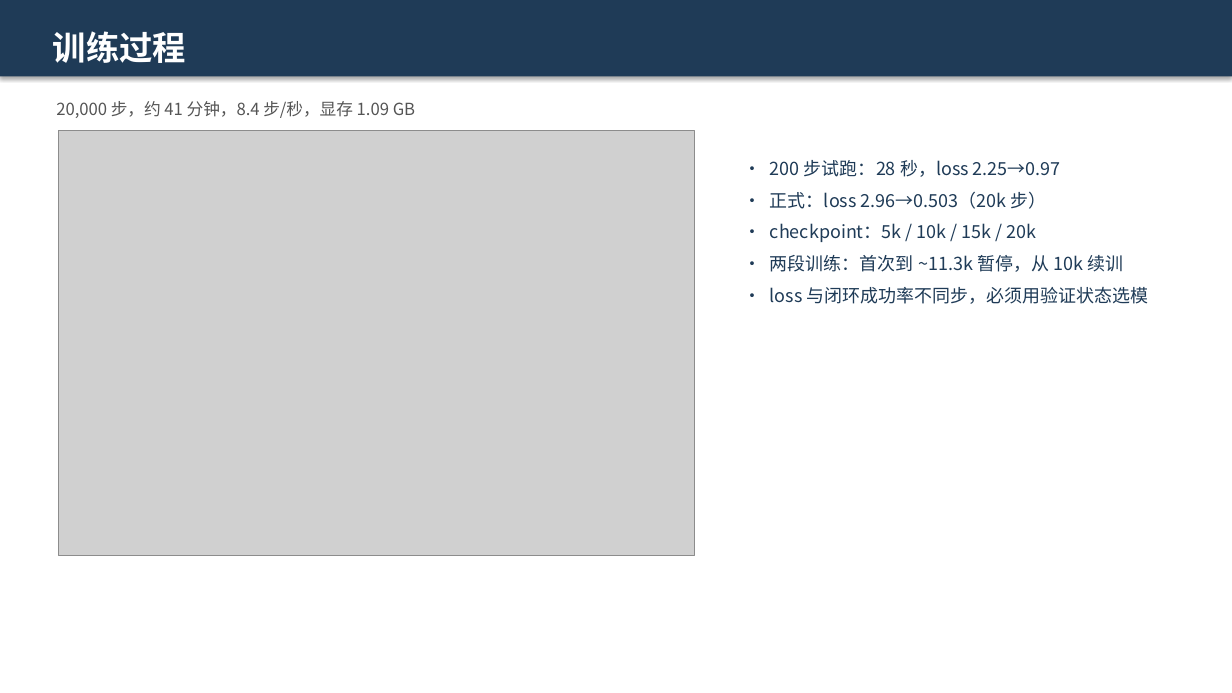
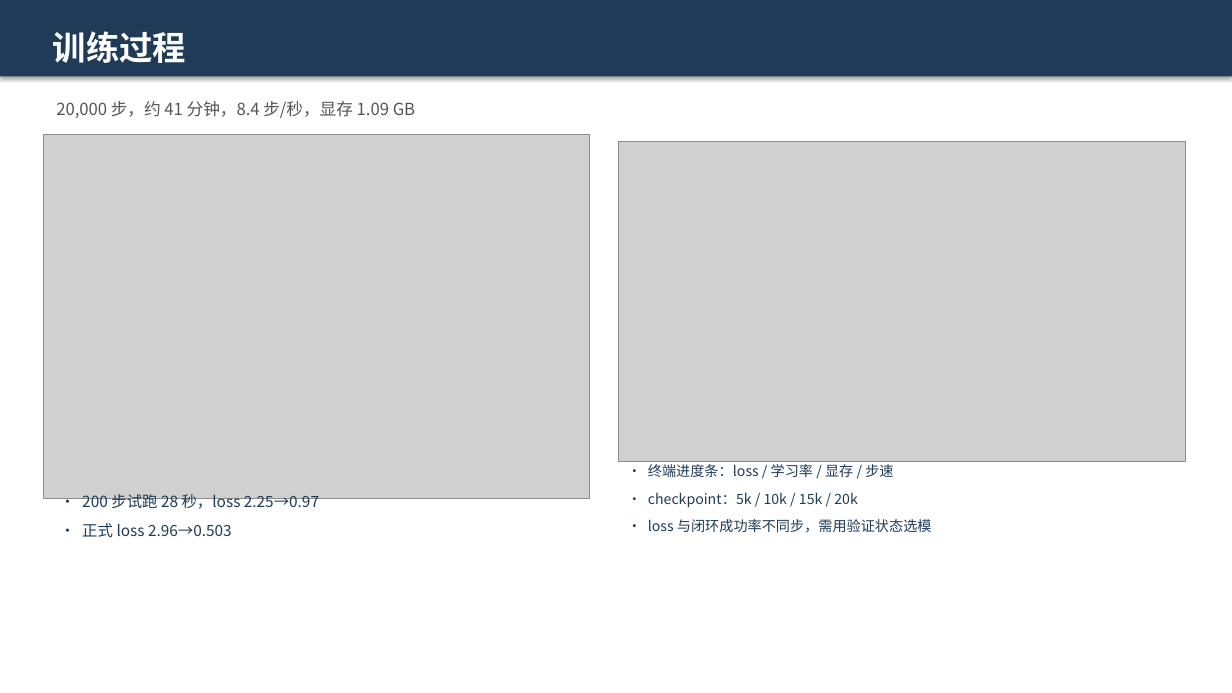
Before and after one commit to linzero1221/smolvla-course, a slide deck: slide 5 of deliverables/slides/smolvla_course_slides.pptx. Drawn at 1232x693 pixels with LibreOffice and Linux fonts; fonts in the diff are those of the drawing; grey boxes stand for pictures. Boxes give left, top, right and bottom in pixels: in the first picture for what was removed or moved away, otherwise in the second. Text is boxed around its words. In the diff, an @@ line names an element or a change of style, - is before the commit and + after.

```diff
--- a/deliverables/slides/smolvla_course_slides.pptx
+++ b/deliverables/slides/smolvla_course_slides.pptx
@@ picture: place and size @@
-picture at bbox=[58, 131, 695, 555]
+picture at bbox=[43, 135, 590, 499]
@@ picture added at bbox=[618, 142, 1186, 461] @@
@@ text added at bbox=[648, 464, 932, 533], 11 pt, text #1F3B57 @@
+• 终端进度条：loss / 学习率 / 显存 / 步速
+• checkpoint：5k / 10k / 15k / 20k
+• loss 与闭环成功率不同步，需用验证状态选模
@@ text at bbox=[82, 494, 319, 538]: text changed; size 14 to 12 pt @@
-• 200 步试跑：28 秒，loss 2.25→0.97
-• 正式：loss 2.96→0.503（20k 步）
-• checkpoint：5k / 10k / 15k / 20k
-• 两段训练：首次到 ~11.3k 暂停，从 10k 续训
-• loss 与闭环成功率不同步，必须用验证状态选模
+• 200 步试跑 28 秒，loss 2.25→0.97
+• 正式 loss 2.96→0.503
```
Also in this commit, not shown: 1 other slide changed, 11 other files.
